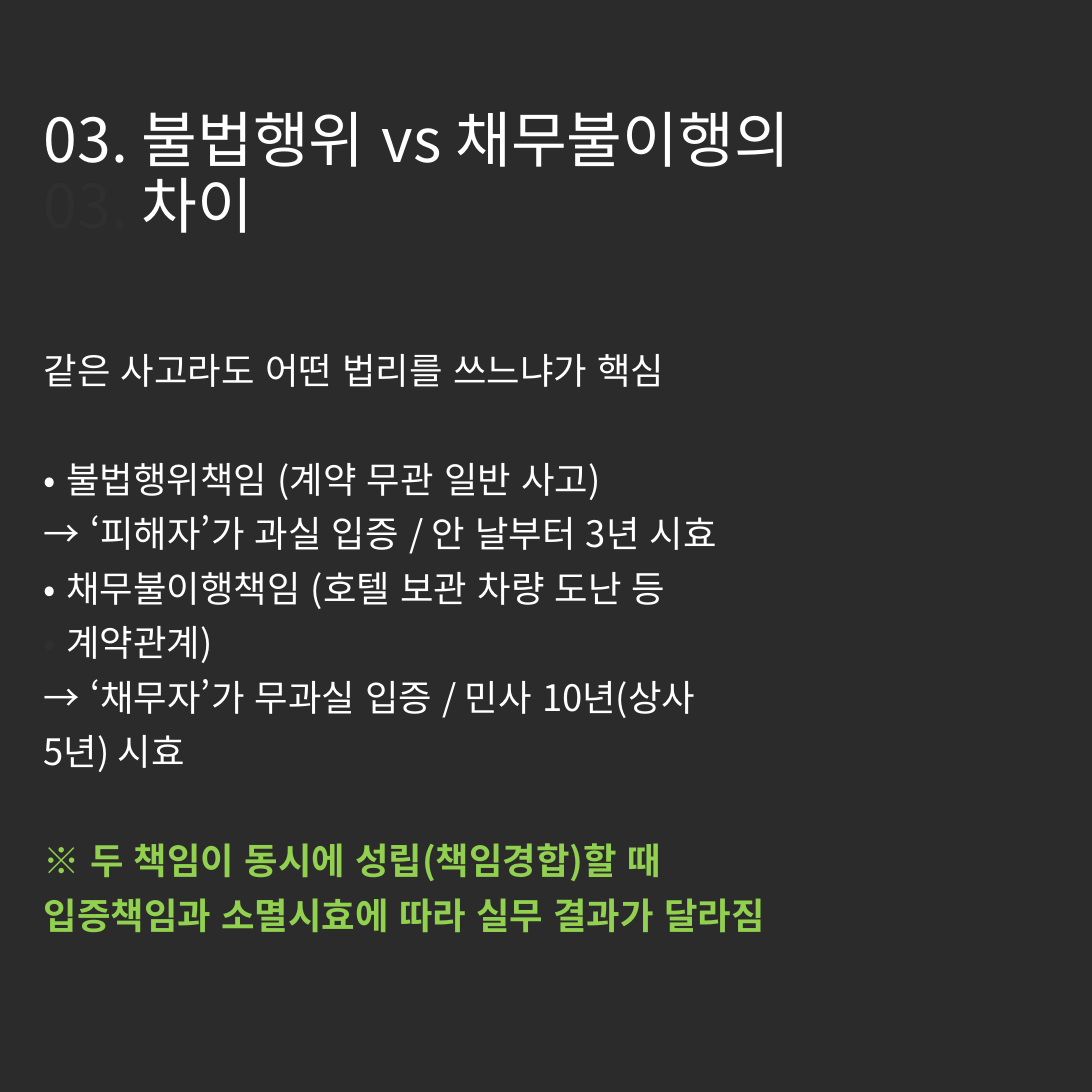
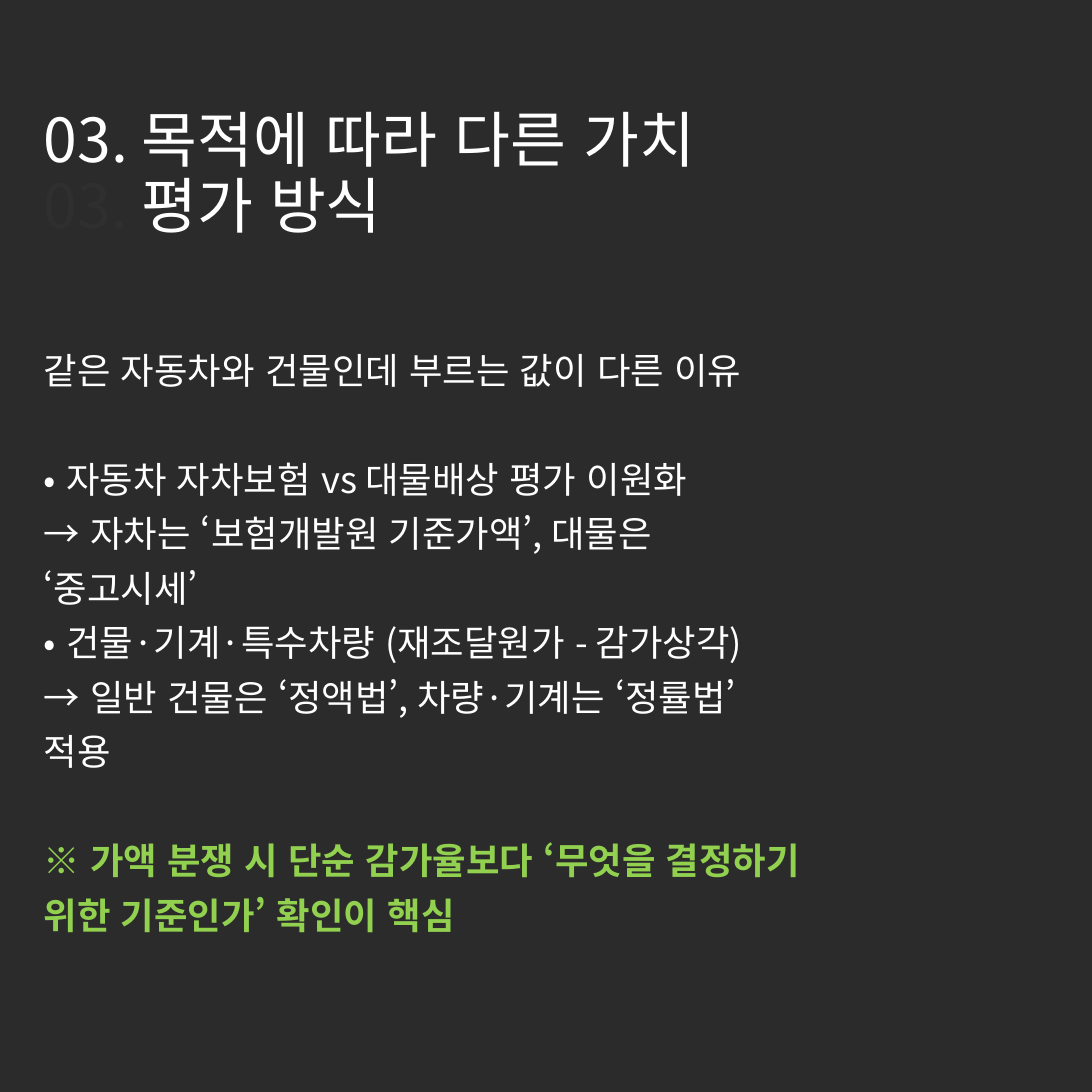
Before and after one commit to tladjuster00000029/brunch-SNS--auto, a slide deck: slide 4 of posts/images/generated_cards.pptx. Drawn at 1092x1092 pixels with LibreOffice and Linux fonts; fonts in the diff are those of the drawing; background and template pictures are left out; a plain dark background stands for a picture behind light text. Boxes give left, top, right and bottom in pixels: in the first picture for what was removed or moved away, otherwise in the second. Text is boxed around its words. In the diff, an @@ line names an element or a change of style, - is before the commit and + after.

```diff
--- a/posts/images/generated_cards.pptx
+++ b/posts/images/generated_cards.pptx
@@ title at (x1=44, y1=111, x2=695, y2=246): text changed @@
-03. 불법행위 vs 채무불이행의
-03. 차이
+03. 목적에 따라 다른 가치
+03. 평가 방식
@@ subtitle at (x1=44, y1=354, x2=800, y2=933): text changed @@
-같은 사고라도 어떤 법리를 쓰느냐가 핵심
-• 불법행위책임 (계약 무관 일반 사고)
-→ ‘피해자’가 과실 입증 / 안 날부터 3년 시효
-• 채무불이행책임 (호텔 보관 차량 도난 등
-• 계약관계)
-→ ‘채무자’가 무과실 입증 / 민사 10년(상사
-5년) 시효
-※ 두 책임이 동시에 성립(책임경합)할 때
-입증책임과 소멸시효에 따라 실무 결과가 달라짐
+같은 자동차와 건물인데 부르는 값이 다른 이유
+• 자동차 자차보험 vs 대물배상 평가 이원화
+→ 자차는 ‘보험개발원 기준가액’, 대물은
+‘중고시세’
+• 건물·기계·특수차량 (재조달원가 - 감가상각)
+→ 일반 건물은 ‘정액법’, 차량·기계는 ‘정률법’
+적용
+※ 가액 분쟁 시 단순 감가율보다 ‘무엇을 결정하기
+위한 기준인가’ 확인이 핵심
```
Also in this commit, not shown: 3 other slides changed, 1 slide added, 1 slide removed, 5 other files.
